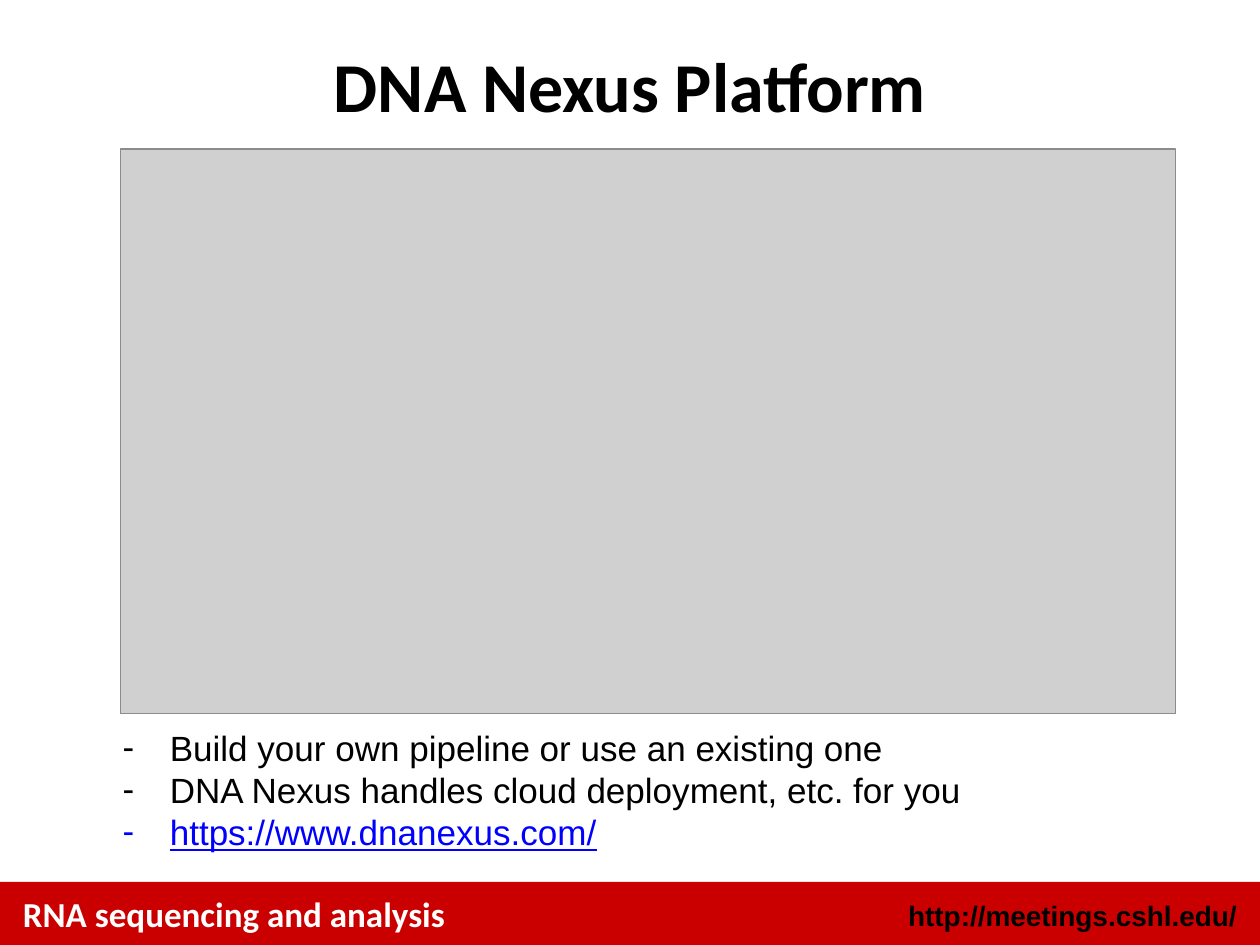
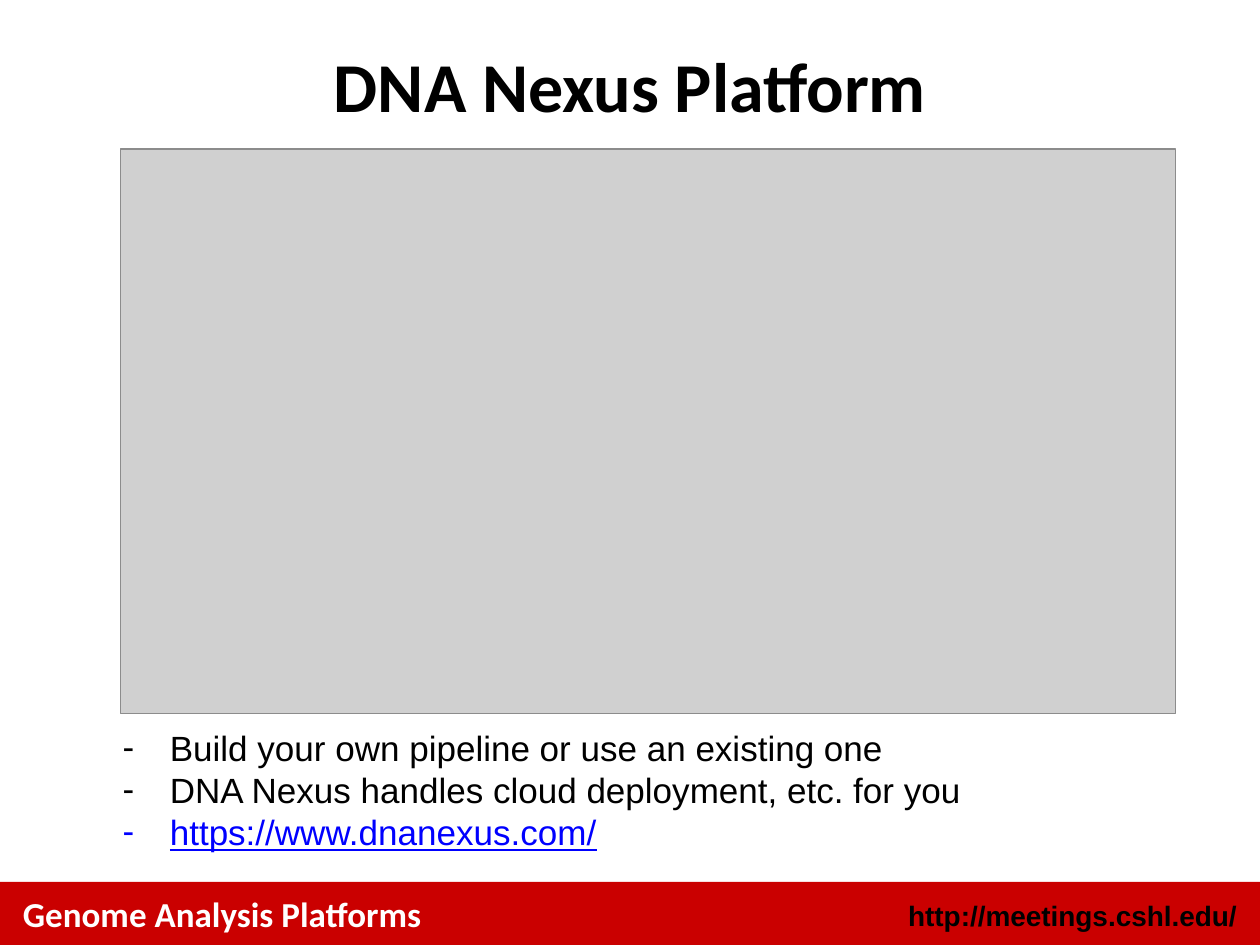
Before and after one commit to griffithlab/rnaseq_tutorial_wiki, a slide deck: slide 16 of LectureFiles/cshl/2014/GenomeAnalysisPlatforms.pptx (slide 17 before the commit). Drawn at 1260x945 pixels with LibreOffice and Linux fonts; fonts in the diff are those of the drawing; grey boxes stand for pictures. Boxes give left, top, right and bottom in pixels: in the first picture for what was removed or moved away, otherwise in the second. Text is boxed around its words. In the diff, an @@ line names an element or a change of style, - is before the commit and + after.

```diff
--- a/LectureFiles/cshl/2014/GenomeAnalysisPlatforms.pptx
+++ b/LectureFiles/cshl/2014/GenomeAnalysisPlatforms.pptx
@@ text at box(23, 902, 421, 933): text changed @@
-RNA sequencing and analysis
+Genome Analysis Platforms
```
Also in this commit, not shown: 14 other slides changed, 1 slide added, 2 slides removed.
